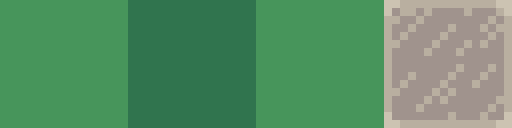
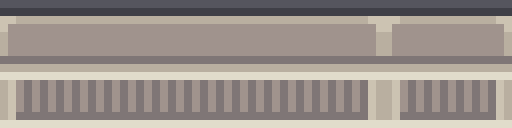
Two versions of the same layered image (512x128). Layer-by-layer changes:
hid "Layer 1" over [384, 0, 512, 128]
showed "Layer 2 copy", painted on it over [0, 0, 512, 128]
